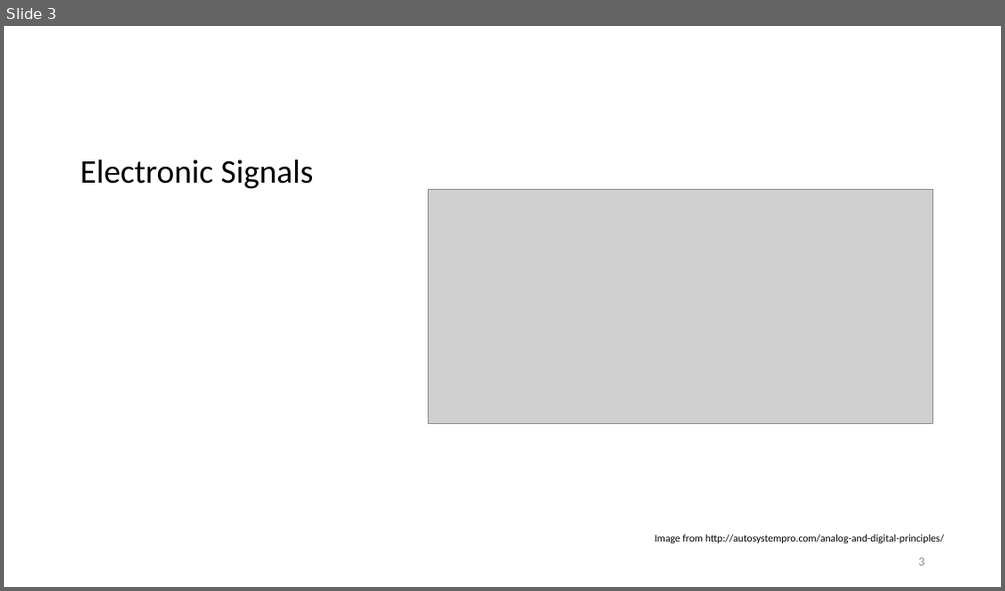
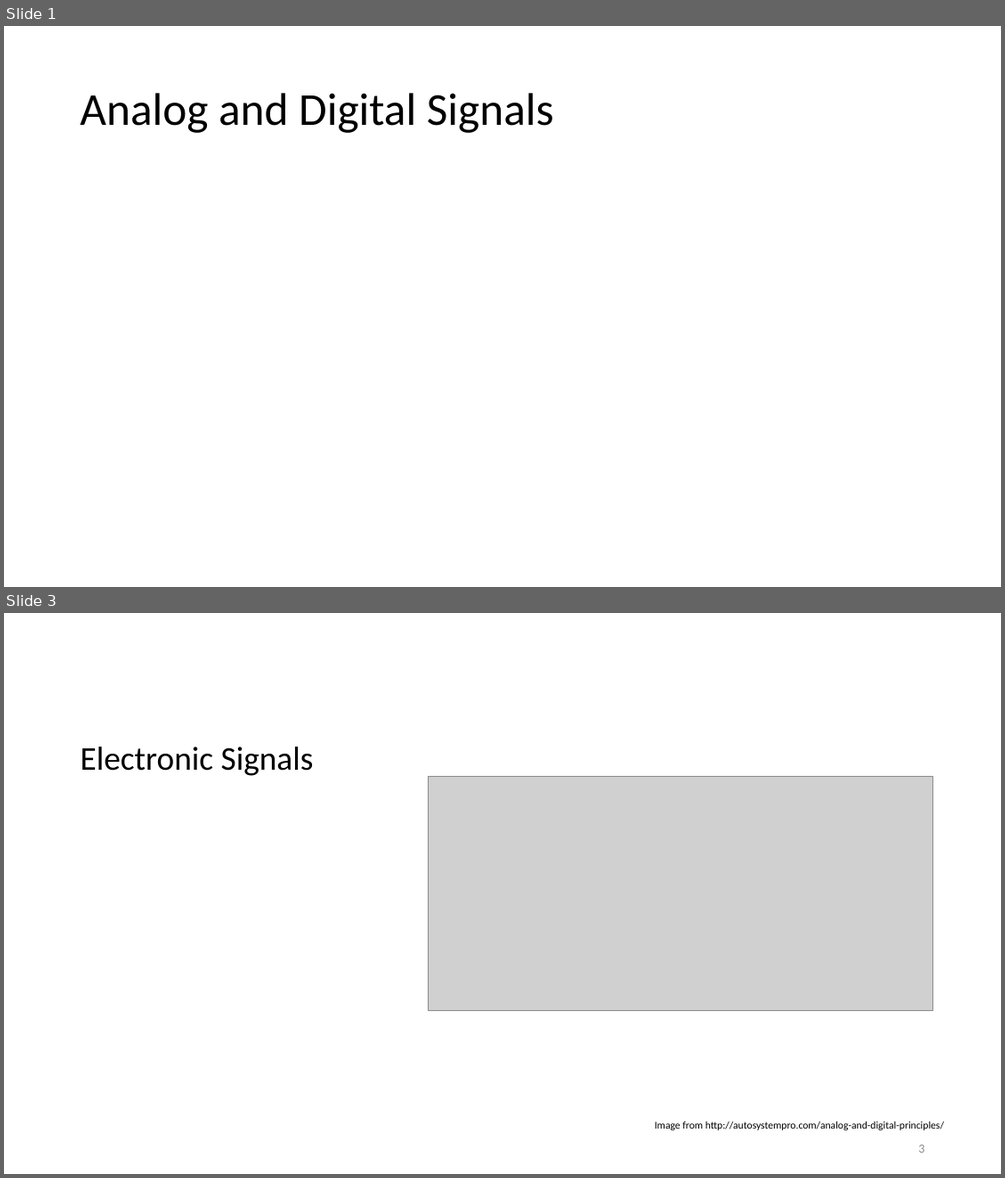
Before and after one commit to fxwalsh/project-2-2023, a slide deck: topic03/talk1/talk1.pptx. Shown one above the other, each under a label of ours: slide 3 before the commit, slides 1 and 3 after it; the slides between them are not shown. The pictures are 1005x591 and 1005x1178 pixels, drawn with LibreOffice and Linux fonts; fonts in the diff are those of the drawing; grey boxes stand for pictures. Boxes give left, top, right and bottom in pixels: in the first picture for what was removed or moved away, otherwise in the second. Text is boxed around its words. In the diff, an @@ line names an element or a change of style, - is before the commit and + after.

```diff
--- a/topic03/talk1/talk1.pptx
+++ b/topic03/talk1/talk1.pptx
@@ slide 1 added at (4,26,1001,587), background #FFFFFF @@
@@ title added at (80,93,554,133), 44 pt, text #000000 @@
+Analog and Digital Signals
```
Also in this commit, not shown: 3 slides changed, 6 slides removed, 1 other file.
